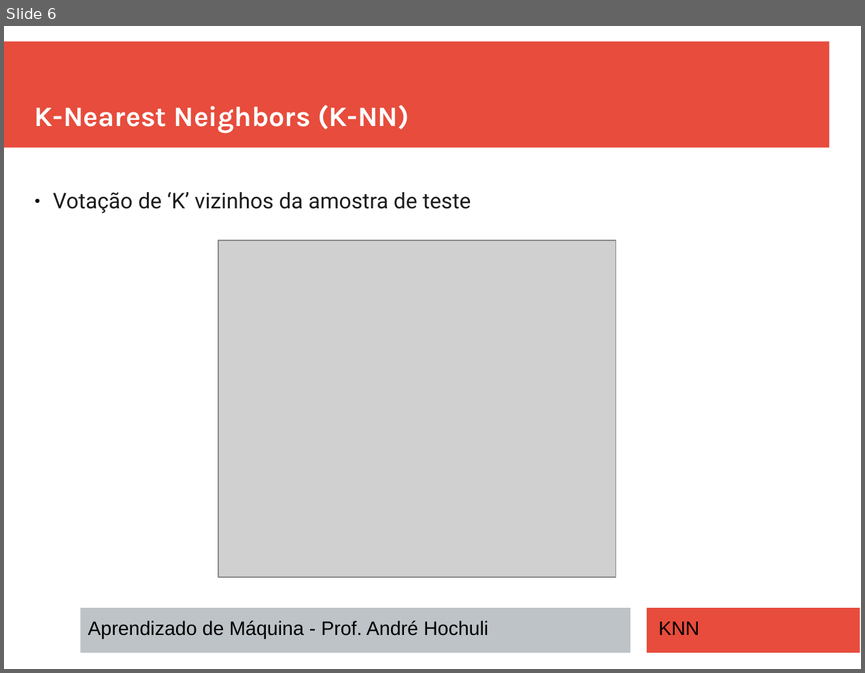
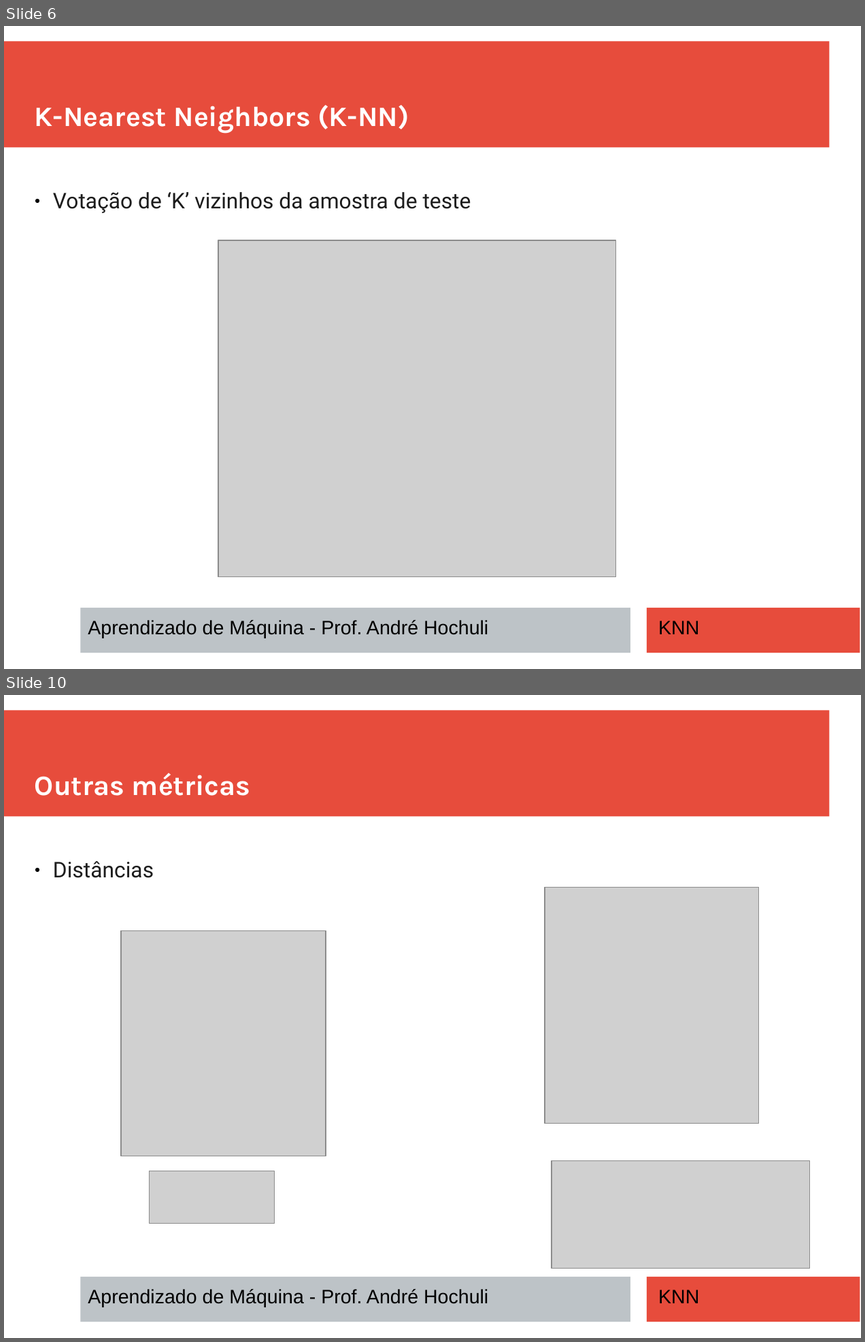
Before and after one commit to andrehochuli/teaching, a slide deck: AprendizadoMaquina/Tópico 02 - Aprendizado Supervisionado/Tópico 02 - Aprendizado-Supervisionado - KNN.pptx. Shown one above the other, each under a label of ours: slide 6 before the commit, slides 6 and 10 after it; the slides between them are not shown. The pictures are 865x673 and 865x1342 pixels, drawn with LibreOffice and Linux fonts; fonts in the diff are those of the drawing; grey boxes stand for pictures. Boxes give left, top, right and bottom in pixels: in the first picture for what was removed or moved away, otherwise in the second. Text is boxed around its words. In the diff, an @@ line names an element or a change of style, - is before the commit and + after.

```diff
--- a/AprendizadoMaquina/Tópico 02 - Aprendizado Supervisionado/Tópico 02 - Aprendizado-Supervisionado - KNN.pptx
+++ b/AprendizadoMaquina/Tópico 02 - Aprendizado Supervisionado/Tópico 02 - Aprendizado-Supervisionado - KNN.pptx
@@ slide 10 added at (x1=4, y1=695, x2=861, y2=1338), background #FFFFFF; not listed: 3 template elements that a slide beside it also shows @@
@@ text added at (x1=35, y1=773, x2=251, y2=796), 26 pt, text #FFFFFF, bold @@
+Outras métricas
@@ text added at (x1=53, y1=861, x2=154, y2=878), 20 pt, text #1C1C1C @@
+● Distâncias
@@ picture added at (x1=545, y1=887, x2=759, y2=1123) @@
@@ picture added at (x1=121, y1=930, x2=325, y2=1156) @@
@@ picture added at (x1=551, y1=1161, x2=810, y2=1269) @@
@@ picture added at (x1=150, y1=1171, x2=275, y2=1223) @@
@@ text added at (x1=88, y1=1289, x2=488, y2=1307), 18 pt, text #000000 @@
+Aprendizado de Máquina - Prof. André Hochuli
@@ text added at (x1=658, y1=1289, x2=699, y2=1303), 18 pt, text #000000 @@
+KNN
```
Also in this commit, not shown: 4 slides changed, 4 other slides added.
